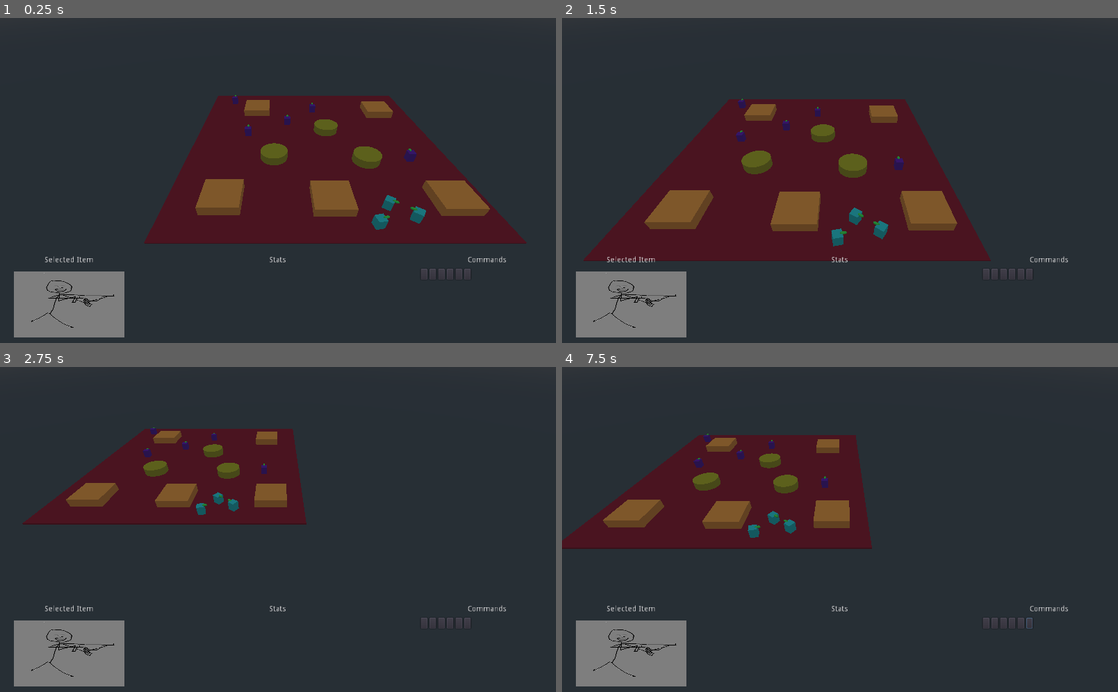
Above: before the commit, frames 1-4 (two rows, left to right).
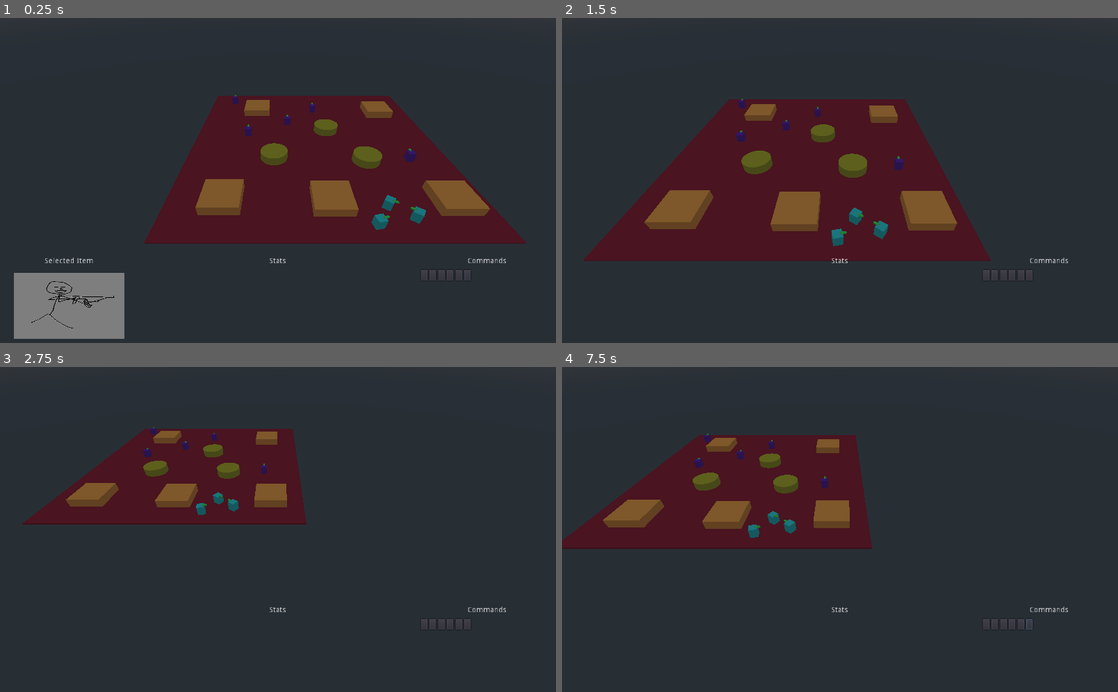
Above: after the commit, the same moments.

Repository: Ellord207/GodotShenanigans
Game: Godot game, scene res://World/TestWorld.tscn
Two runs of this game, one before a commit and one after it. Both use one fixed random seed, a clock stepped at 60 frames per second and the inputs below.
Inputs (mouse positions are in pixels of both pictures, inside the frame that each line leads up to):
- Up to frame 1 (0.25 s): no input
- Up to frame 2 (1.5 s): move the mouse to (962, 164) at 0.52 s; hold Right 0.53-1.28 s; hold Right mouse button (alt_command) 0.53-1.28 s; move the mouse to (728, 196) at 1.27 s; hold Down from 1.28 s (still down); right-click (728, 196) at 1.35 s
- Up to frame 3 (2.75 s): move the mouse to (333, 458) at 2.02 s; release Down at 2.03 s; hold Right from 2.03 s (still down); hold Right mouse button (alt_command) from 2.03 s (still down); click (333, 458) at 2.1 s
- Up to frame 4 (7.5 s): release Right at 2.75 s; release Right mouse button (alt_command) at 2.75 s; click (984, 623) at 2.75 s; click (995, 623) at 3.5 s; click (1001, 623) at 4.25 s; click (1012, 623) at 5 s; click (1023, 623) at 5.75 s; click (1029, 623) at 6.5 s; tap Enter at 7.25 s; move the mouse to (812, 594) at 7.27 s; hold Up from 7.28 s (still down); right-click (812, 594) at 7.35 s

The runs differ from the first frame. In frame 1, 0.6% of the frame differs, in the area x 2-91%, y 73-99%; in frame 2, 4.2%; in frame 3, 4.2%; in frame 4, 4.2%.

Commit message:
basic HUD

Diff:
--- /dev/null
+++ b/UI/PlayerHUD.gd
@@ -0,0 +1,57 @@
+extends Node
+
+class_name PlayerHUD
+
+var statsGrid: Node
+var selectedLabel : Node
+var selectedIcon : Node
+
+var unitTexture
+
+# Called when the node enters the scene tree for the first time.
+func _ready():
+	statsGrid = $HBoxContainer/VBoxStats/MarginStatsInfo/ScrollContainerInfo/GridStatsInfo
+	selectedLabel = $HBoxContainer/VBoxSelectedItem/LabelSelectedItem
+	selectedIcon = $HBoxContainer/VBoxSelectedItem/MarginContainer/TextureRect
+	unitTexture = load("res://Resources/UnitIcon.JPG")
+
+# Called every frame. 'delta' is the elapsed time since the previous frame.
+#func _process(delta):
+#	pass
+
+func _on_CamControl_unitSelected(objects):
+
+	var tree = get_tree()
+	#var statsGrid = get_node("/root/TestWorld/Control/HBoxContainer/VBoxStats/MarginStatsInfo/GridStatsInfo")
+
+	# clear current labels
+	for child in statsGrid.get_children():
+		statsGrid.remove_child(child)
+
+	# get all relevant properties
+	var type = objects[0].get_class()
+	if type == "KinematicBody":
+		selectedLabel.text = "Unit"
+		selectedIcon.texture = unitTexture
+
+	for object in objects:
+		var label = Label.new()
+		(label as Label).text = "Name: " + object.name
+		(statsGrid as GridContainer).add_child(label)
+		label = Label.new()
+		(label as Label).text = "Health: " + str(object.hp)
+		(statsGrid as GridContainer).add_child(label)
+		label = Label.new()
+		(label as Label).text = "Speed: " + str(object.move_speed)
+		(statsGrid as GridContainer).add_child(label)
+		label = Label.new()
+		(label as Label).text = "Team: " + str(object.team)
+		(statsGrid as GridContainer).add_child(label)
+
+
+func _on_CamControl_deselected():
+	for child in statsGrid.get_children():
+		statsGrid.remove_child(child)
+
+	selectedLabel.text = ""
+	(selectedIcon as TextureRect).texture = null
--- a/UI/PlayerHUD.tscn
+++ b/UI/PlayerHUD.tscn
@@ -1,10 +1,14 @@
-[gd_scene load_steps=2 format=2]
+[gd_scene load_steps=3 format=2]
 
 [ext_resource path="res://Resources/UnitIcon.JPG" type="Texture" id=1]
+[ext_resource path="res://UI/PlayerHUD.gd" type="Script" id=2]
 
 [node name="Control" type="Control"]
 anchor_right = 1.0
 anchor_bottom = 1.0
+size_flags_horizontal = 0
+size_flags_vertical = 0
+script = ExtResource( 2 )
 __meta__ = {
 "_edit_use_anchors_": false
 }
@@ -13,6 +17,8 @@
 margin_top = 440.0
 margin_right = 1024.0
 margin_bottom = 600.0
+size_flags_horizontal = 0
+size_flags_vertical = 0
 __meta__ = {
 "_edit_use_anchors_": false
 }
@@ -72,12 +78,14 @@
 custom_constants/margin_left = 20
 custom_constants/margin_bottom = 20
 
-[node name="GridStatsInfo" type="GridContainer" parent="HBoxContainer/VBoxStats/MarginStatsInfo"]
+[node name="ScrollContainerInfo" type="ScrollContainer" parent="HBoxContainer/VBoxStats/MarginStatsInfo"]
 margin_left = 20.0
 margin_top = 20.0
 margin_right = 488.0
 margin_bottom = 122.0
-columns = 2
+
+[node name="GridStatsInfo" type="GridContainer" parent="HBoxContainer/VBoxStats/MarginStatsInfo/ScrollContainerInfo"]
+columns = 4
 
 [node name="VBoxCommands" type="VBoxContainer" parent="HBoxContainer"]
 margin_left = 770.0
--- a/World/CamControl.gd
+++ b/World/CamControl.gd
@@ -6,6 +6,11 @@
 const MAX_CAMERA_LEFT_DISTANCE_X = -40;
 const MAX_CAMERA_TOP_DISTANCE_Z = 40;
 const MAX_CAMERA_BOTTOM_DISTANCE_Z = -40;
+
+
+#var playerHUD = load("res://UI/PlayerHUD.gd").new()
+signal unitSelected(objects)
+signal deselected()
 
 const ray_length = 1000;
 onready var cam = $Camera;
@@ -16,6 +21,10 @@
 var start_sel_pos = Vector2();
 var currentCameraDistanceX = 0;
 var currentCameraDistanceZ = 0;
+
+func _ready():
+	pass
+	#self.connect("unitSelected", playerHUD, "selectObject")
 
 func _process(delta: float) -> void:
 	var m_pos: Vector2 = get_viewport().get_mouse_position();
@@ -76,10 +85,15 @@
 		for unit in new_selected_units:
 			unit.select()
 		selected_units = new_selected_units
+
+		#adding in events/signals for HUD to subscribe to
+		emit_signal("unitSelected", selected_units)
 	else:
 		for unit in selected_units:
 			unit.deselect()
 			selected_units = [];
+
+		emit_signal("deselected")
 
 func get_unit_under_mouse(m_pos):
 	var result = self.raycast_from_mouse(m_pos, 3) # collision mask 0...011
--- a/World/TestWorld.tscn
+++ b/World/TestWorld.tscn
@@ -58,6 +58,10 @@
 [node name="TestWorld" type="Spatial"]
 
 [node name="CamControl" parent="." instance=ExtResource( 1 )]
+
+[node name="Control" parent="CamControl" instance=ExtResource( 2 )]
+margin_top = 1.88776
+margin_bottom = 1.88776
 
 [node name="Navigation" type="Navigation" parent="."]
 
@@ -161,7 +165,6 @@
 
 [node name="Unit3" parent="Navigation" instance=ExtResource( 3 )]
 transform = Transform( 1, 0, 0, 0, 1, 0, 0, 0, 1, 1.08044, 5.72205e-06, -13.4077 )
-attack_range = 5.0
 
 [node name="Unit4" parent="Navigation" instance=ExtResource( 3 )]
 transform = Transform( 1, 0, 0, 0, 1, 0, 0, 0, 1, -5.37088, 5.72205e-06, -6.66258 )
@@ -180,5 +183,5 @@
 [node name="Unit8" parent="Navigation" instance=ExtResource( 3 )]
 transform = Transform( 1, 0, 0, 0, 1, 0, 0, 0, 1, 6.17193, 5.72205e-06, 22.6438 )
 team = 1
-
-[node name="Control" parent="." instance=ExtResource( 2 )]
+[connection signal="deselected" from="CamControl" to="CamControl/Control" method="_on_CamControl_deselected"]
+[connection signal="unitSelected" from="CamControl" to="CamControl/Control" method="_on_CamControl_unitSelected"]
--- a/project.godot
+++ b/project.godot
@@ -9,12 +9,18 @@
 config_version=4
 
 _global_script_classes=[ {
+"base": "Node",
+"class": "PlayerHUD",
+"language": "GDScript",
+"path": "res://UI/PlayerHUD.gd"
+}, {
 "base": "KinematicBody",
 "class": "Unit",
 "language": "GDScript",
 "path": "res://Actors/Unit.gd"
 } ]
 _global_script_class_icons={
+"PlayerHUD": "",
 "Unit": ""
 }
 
@@ -37,11 +43,6 @@
  ]
 }
 
-[layer_names]
-
-3d_physics/layer_1="walls"
-3d_physics/layer_2="units"
-
 [rendering]
 
 environment/default_environment="res://default_env.tres"
